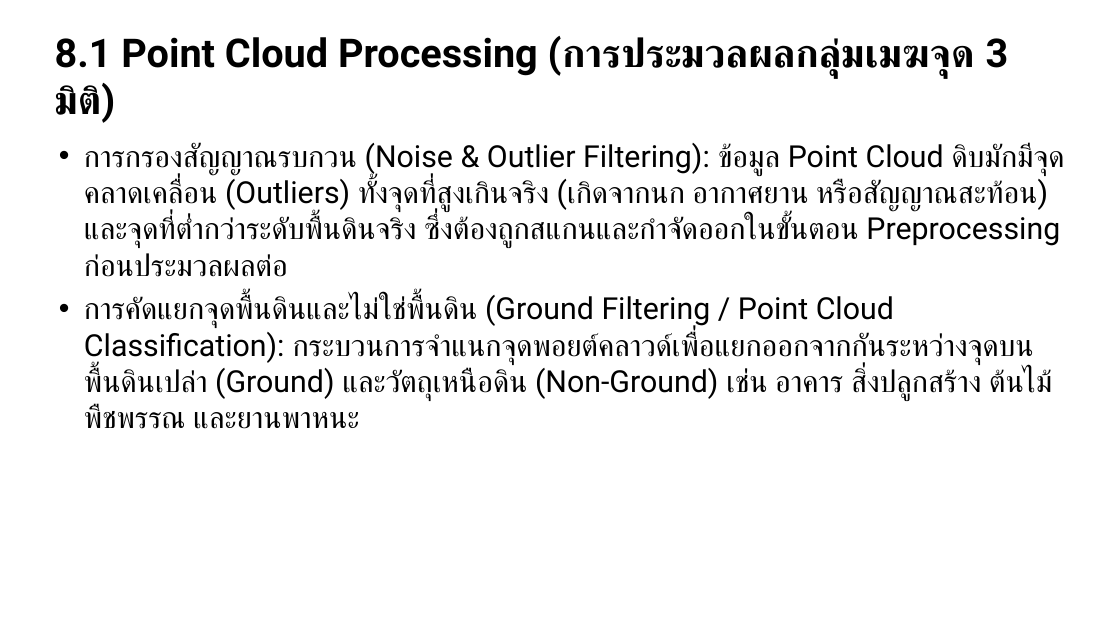
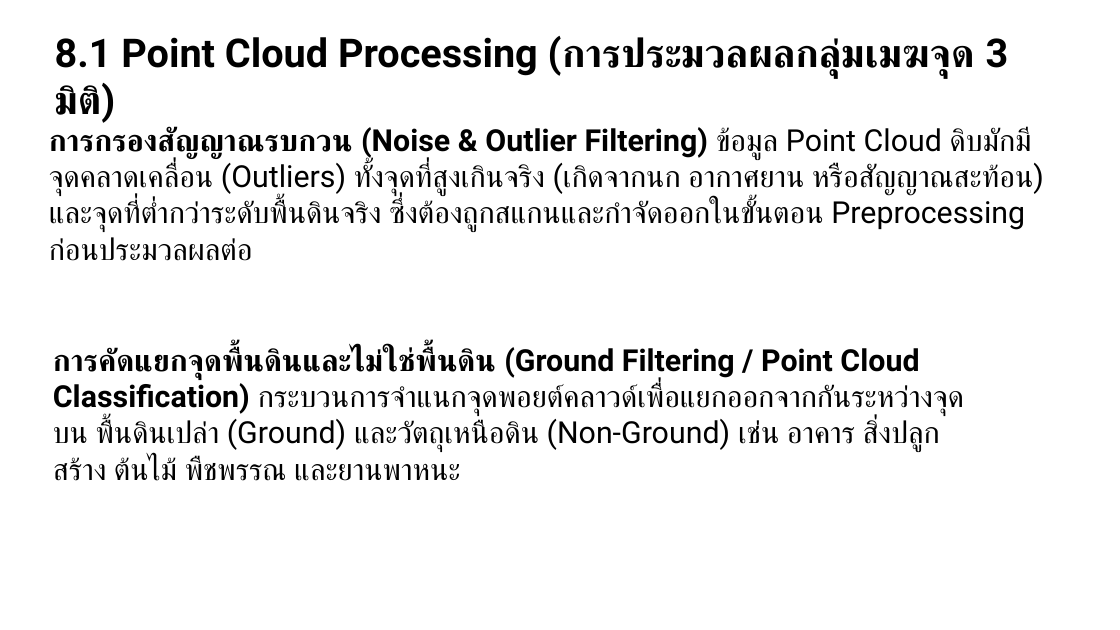
Before and after one commit to soravisAmn/Presentation, a slide deck: slide 53 of Surveying Technologies/draft#3/draft3.pptx (slide 46 before the commit). Drawn at 1120x630 pixels with LibreOffice and Linux fonts; fonts in the diff are those of the drawing. Boxes give left, top, right and bottom in pixels: in the first picture for what was removed or moved away, otherwise in the second. Text is boxed around its words. In the diff, an @@ line names an element or a change of style, - is before the commit and + after.

```diff
--- a/Surveying Technologies/draft#3/draft3.pptx
+++ b/Surveying Technologies/draft#3/draft3.pptx
@@ text at [49, 127, 1044, 232]: text changed @@
-• การกรองสัญญาณรบกวน (Noise & Outlier Filtering): ข้อมูล Point Cloud ดิบมักมีจุดคลาดเคลื่อน (Outliers) ทั้งจุดที่สูงเกินจริง (เกิดจากนก อากาศยาน หรือสัญญาณสะท้อน) และจุดที่ต่ำกว่าระดับพื้นดินจริง ซึ่งต้องถูกสแกนและกำจัดออกในขั้นตอน Preprocessing ก่อนประมวลผลต่อ
-• การคัดแยกจุดพื้นดินและไม่ใช่พื้นดิน (Ground Filtering / Point Cloud Classification): กระบวนการจำแนกจุดพอยต์คลาวด์เพื่อแยกออกจากกันระหว่างจุดบน พื้นดินเปล่า (Ground) และวัตถุเหนือดิน (Non-Ground) เช่น อาคาร สิ่งปลูกสร้าง ต้นไม้ พืชพรรณ และยานพาหนะ
+การกรองสัญญาณรบกวน (Noise & Outlier Filtering) ข้อมูล Point Cloud ดิบมักมีจุดคลาดเคลื่อน (Outliers) ทั้งจุดที่สูงเกินจริง (เกิดจากนก อากาศยาน หรือสัญญาณสะท้อน) และจุดที่ต่ำกว่าระดับพื้นดินจริง ซึ่งต้องถูกสแกนและกำจัดออกในขั้นตอน Preprocessing ก่อนประมวลผลต่อ
@@ text added at [53, 347, 964, 481], 26 pt, text #000000 @@
+การคัดแยกจุดพื้นดินและไม่ใช่พื้นดิน (Ground Filtering / Point Cloud Classification) กระบวนการจำแนกจุดพอยต์คลาวด์เพื่อแยกออกจากกันระหว่างจุดบน พื้นดินเปล่า (Ground) และวัตถุเหนือดิน (Non-Ground) เช่น อาคาร สิ่งปลูกสร้าง ต้นไม้ พืชพรรณ และยานพาหนะ
```
Also in this commit, not shown: 49 other slides changed, 14 slides added, 23 slides removed, 16 other files.
